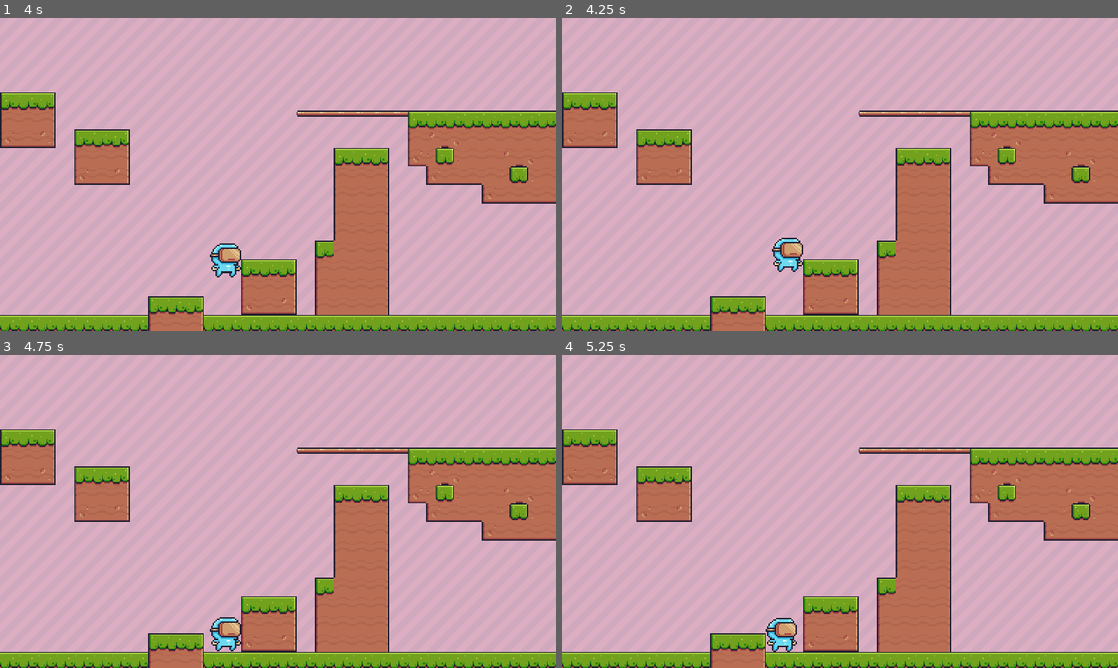
Above: before the commit, frames 1-4 (two rows, left to right).
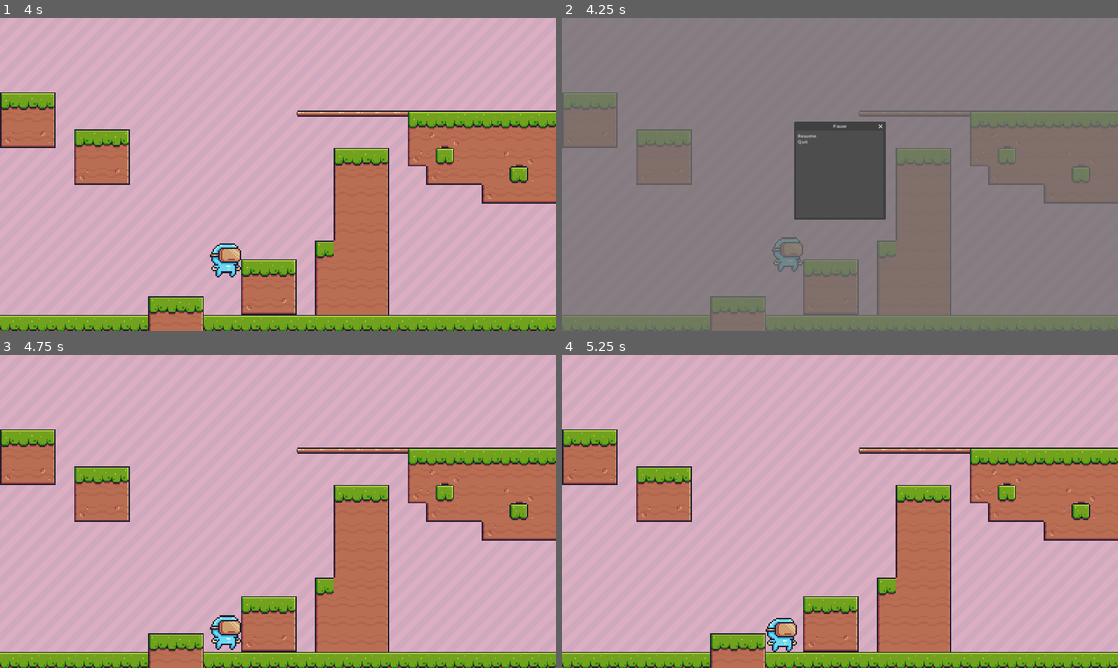
Above: after the commit, the same moments.

Repository: TheBlackDragon4/HS-GameJam2024-Platform-Conquest-Unitys-Fall
Game: Godot game, scene res://scene/main.tscn
Same seed, same stepped clock (60 frames per second), same inputs: the game is played once before the commit and once after it.
Inputs (mouse positions are in pixels of both pictures, inside the frame that each line leads up to):
- Up to frame 1 (4 s): tap Enter (ui_accept) at 0.5, 0.77, 1.52, 3.02, 3.77 s; hold Right (ui_right) 0.53-2.03 s; hold Left (ui_left) 2.03-2.78 s; hold Right (ui_right) from 2.78 s (still down)
- Up to frame 2 (4.25 s): keep holding Right (ui_right); tap Escape (pause_game, bound only after the commit) at 4.15 s
- Up to frame 3 (4.75 s): release Right (ui_right) at 4.25 s; click (244, 473) at 4.25 s, where only the run after the commit has a clickable "Resume"
- Up to frame 4 (5.25 s): hold Left (ui_left) from 5.03 s (still down)

Frame 1 is identical in both runs. In frame 2, 100% of the frame differs, in the area x 0-100%, y 0-100%; in frame 3, 0.3%; in frame 4, nothing differs.

Commit message:
added pause menu
+new feature pause menu

Diff:
--- a/global-scripts/global.gd
+++ b/global-scripts/global.gd
@@ -1,6 +1,6 @@
 extends Node
 
-
+var game_freeze = false
 # Called when the node enters the scene tree for the first time.
 func _ready():
 	pass # Replace with function body.
--- a/project.godot
+++ b/project.godot
@@ -25,3 +25,11 @@
 window/size/viewport_height=1080
 window/size/mode=3
 window/stretch/mode="canvas_items"
+
+[input]
+
+pause_game={
+"deadzone": 0.5,
+"events": [Object(InputEventKey,"resource_local_to_scene":false,"resource_name":"","device":0,"window_id":0,"alt_pressed":false,"shift_pressed":false,"ctrl_pressed":false,"meta_pressed":false,"pressed":false,"keycode":0,"physical_keycode":4194305,"key_label":0,"unicode":0,"echo":false,"script":null)
+]
+}
--- /dev/null
+++ b/scene/main.gd
@@ -0,0 +1,27 @@
+extends Node2D
+
+@onready var pause_window = $Pause_Menu/Pause_Window
+@onready var pause_window_blur = $Pause_Menu/Blur
+
+# Called when the node enters the scene tree for the first time.
+func _ready():
+	pass # Replace with function body.
+
+
+# Called every frame. 'delta' is the elapsed time since the previous frame.
+func _process(delta):
+	if Input.is_action_just_pressed("pause_game"):
+		pause_window.visible = !pause_window.visible
+		pause_window_blur.visible = !pause_window_blur.visible
+		Global.game_freeze = !Global.game_freeze
+
+
+
+func _on_button_resume_pressed():
+	pause_window.visible = !pause_window.visible
+	pause_window_blur.visible = !pause_window_blur.visible
+	Global.game_freeze = !Global.game_freeze
+
+
+func _on_button_quit_pressed():
+	get_tree().quit()
--- a/scene/main.tscn
+++ b/scene/main.tscn
@@ -1,5 +1,6 @@
-[gd_scene load_steps=6 format=3 uid="uid://bpa5og3fnpu7f"]
-
+[gd_scene load_steps=7 format=3 uid="uid://bpa5og3fnpu7f"]
+
+[ext_resource type="Script" path="res://scene/main.gd" id="1_1573s"]
 [ext_resource type="Texture2D" uid="uid://c6f6ebkcd4ers" path="res://assets/Background/Pink.png" id="1_c0wr7"]
 [ext_resource type="Texture2D" uid="uid://jln6cg53ypjq" path="res://assets/Terrain/Terrain (16x16).png" id="2_rkeko"]
 [ext_resource type="PackedScene" uid="uid://cfhp8gk08xd12" path="res://scene/main_character.tscn" id="3_p3ibi"]
@@ -466,6 +467,39 @@
 sources/0 = SubResource("TileSetAtlasSource_gshfq")
 
 [node name="Main" type="Node2D"]
+script = ExtResource("1_1573s")
+
+[node name="Pause_Menu" type="Node" parent="."]
+
+[node name="Pause_Window" type="Window" parent="Pause_Menu"]
+title = "Pause"
+initial_position = 1
+size = Vector2i(300, 300)
+visible = false
+
+[node name="Button_resume" type="Button" parent="Pause_Menu/Pause_Window"]
+y_sort_enabled = true
+offset_right = 8.0
+offset_bottom = 8.0
+text = "Resume"
+flat = true
+
+[node name="Button_quit" type="Button" parent="Pause_Menu/Pause_Window"]
+y_sort_enabled = true
+clip_contents = true
+offset_top = 20.0
+offset_right = 42.0
+offset_bottom = 51.0
+size_flags_vertical = 0
+text = "Quit"
+flat = true
+
+[node name="Blur" type="ColorRect" parent="Pause_Menu"]
+visible = false
+z_index = 1000
+offset_right = 1925.0
+offset_bottom = 1093.0
+color = Color(0.439216, 0.439216, 0.439216, 0.784314)
 
 [node name="Node" type="Node" parent="."]
 
@@ -478,6 +512,7 @@
 grow_vertical = 2
 texture = ExtResource("1_c0wr7")
 stretch_mode = 1
+metadata/_edit_lock_ = true
 
 [node name="TileMap" type="TileMap" parent="Node"]
 texture_filter = 1
@@ -485,6 +520,11 @@
 tile_set = SubResource("TileSet_ognqk")
 format = 2
 layer_0/tile_data = PackedInt32Array(393222, 524288, 0, 1048576, 458752, 0, 1048577, 458752, 0, 1048578, 458752, 0, 104 …(2461 unchanged characters)…
+metadata/_edit_lock_ = true
 
 [node name="CharacterBody2D" parent="Node" instance=ExtResource("3_p3ibi")]
 position = Vector2(-352, 1)
+metadata/_edit_lock_ = true
+
+[connection signal="pressed" from="Pause_Menu/Pause_Window/Button_resume" to="." method="_on_button_resume_pressed"]
+[connection signal="pressed" from="Pause_Menu/Pause_Window/Button_quit" to="." method="_on_button_quit_pressed"]
--- a/scene/main_character.gd
+++ b/scene/main_character.gd
@@ -25,4 +25,5 @@
 	else:
 		velocity.x = move_toward(velocity.x, 0, SPEED)
 
-	move_and_slide()
+	if(!Global.game_freeze):
+		move_and_slide()
